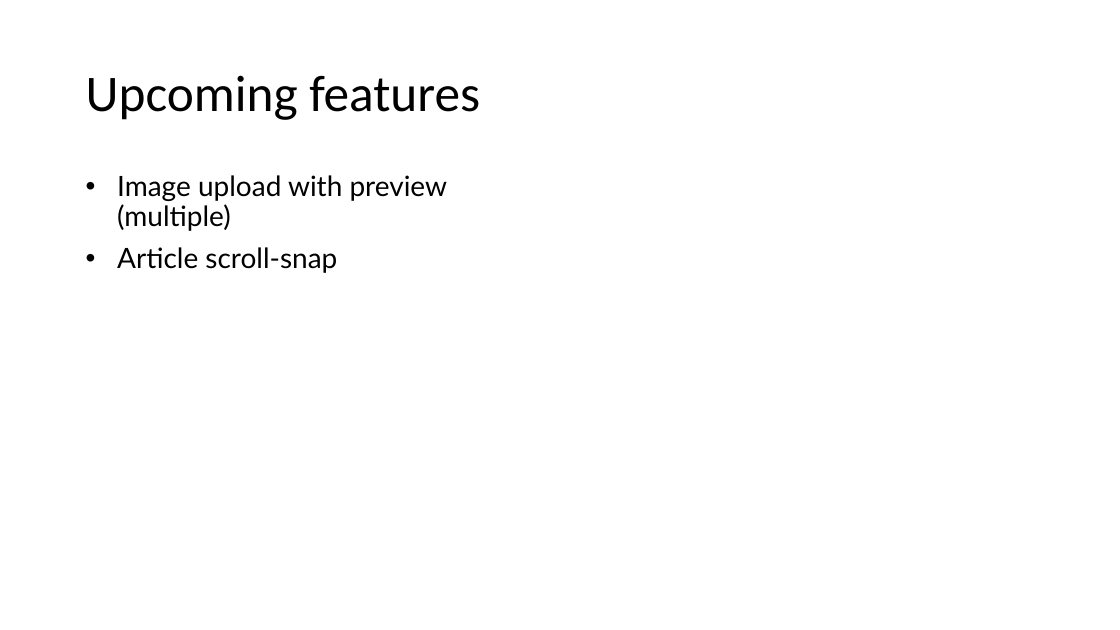
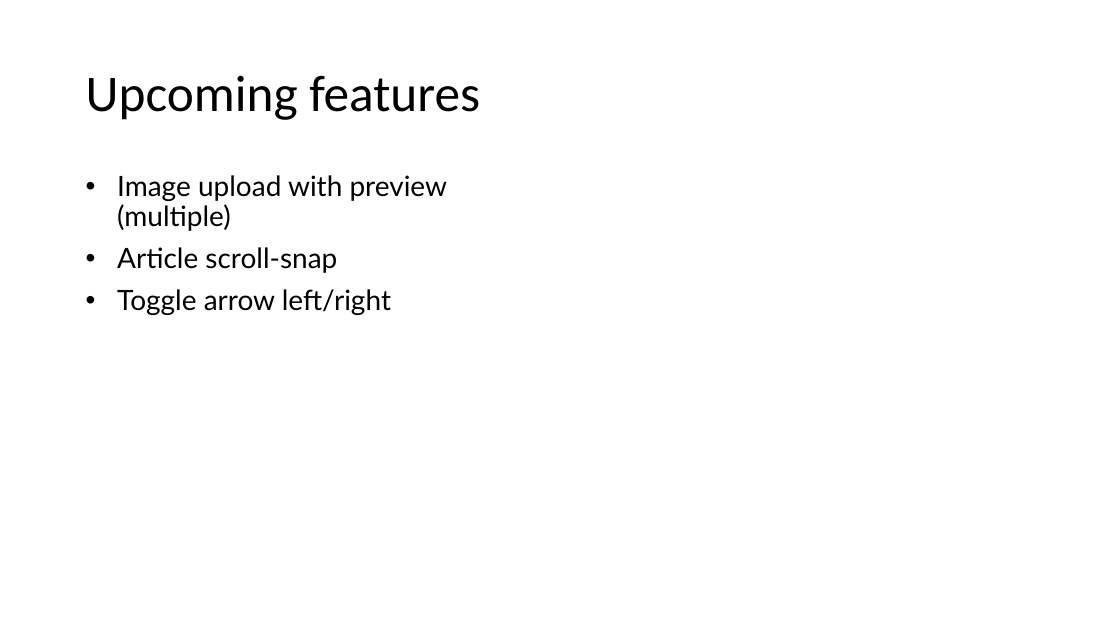
Before and after one commit to andalf0815/dearDiary, a slide deck: slide 7 of docs/Dear Diary - Milestone I Presentation.pptx. Drawn at 1120x630 pixels with LibreOffice and Linux fonts; fonts in the diff are those of the drawing; background and template pictures are left out. Boxes give left, top, right and bottom in pixels: in the first picture for what was removed or moved away, otherwise in the second. Text is boxed around its words. In the diff, an @@ line names an element or a change of style, - is before the commit and + after.

```diff
--- a/docs/Dear Diary - Milestone I Presentation.pptx
+++ b/docs/Dear Diary - Milestone I Presentation.pptx
@@ text at [117,289,391,315]: paragraph added @@
+• Toggle arrow left/right
```
Also in this commit, not shown: 1 other slide changed.
